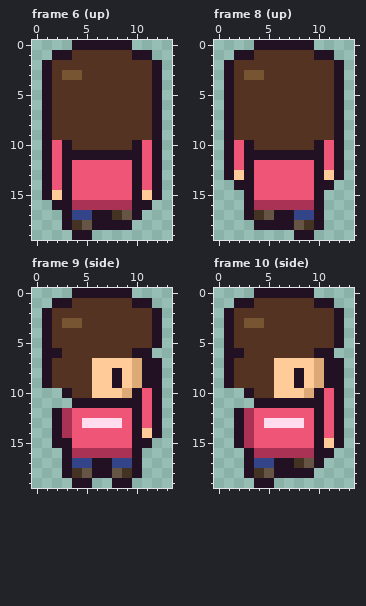
One commit to this pixel-art file: games/picomon/art/hero.aseprite. Above: the version before the commit.
14x20 pixels, 12 frames. Shown: frame 6 (up), frame 8 (up), frame 9 (side), frame 10 (side). The commit also changed other frames, which this record leaves out.
And afterwards:
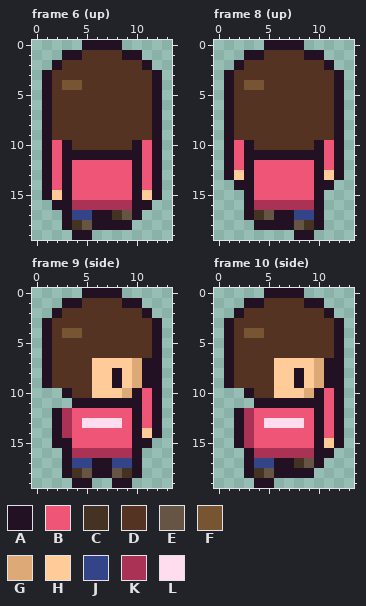
Palette (. is transparent): A #221122  B #ee5577  C #443322  D #553322  E #665544  F #775533  G #ddaa77  H #ffcc99  J #334488  K #aa3355  L #ffddee
What changed:
--- frame 6 (up), layers "outline", "shade"
@@ x 0..13 @@
- 0 ....AAAAAA....
- 1 ..AADDDDDDAA..
- 2 .ADDDDDDDDDDA.
- 3 .ADFFDDDDDDDA.
- 4 .ADDDDDDDDDDA.
+ 0 .....AAAA.....
+ 1 ...AADDDDAA...
+ 2 ..ADDDDDDDDA..
+ 3 .ADDDDDDDDDDA.
+ 4 .ADFFDDDDDDDA.
  5 .ADDDDDDDDDDA.
--- frame 8 (up), layers "outline", "shade": the same change as frame 6 (up)
--- frame 9 (side), layers "outline", "shade"
@@ x 0..13 @@
- 0 ....AAAAAA....
- 1 ..AADDDDDDAA..
- 2 .ADDDDDDDDDDA.
- 3 .ADFFDDDDDDDA.
- 4 .ADDDDDDDDDDA.
+ 0 .....AAAA.....
+ 1 ...AADDDDAA...
+ 2 ..ADDDDDDDDA..
+ 3 .ADDDDDDDDDDA.
+ 4 .ADFFDDDDDDDA.
  5 .ADDDDDDDDDDA.
- 6 .AADDDDDDDAA..
+ 6 .ADDDDDDDDDDA.
  7 .ADDDDHHHHGAA.
--- frame 10 (side), layers "outline", "shade": the same change as frame 9 (side)
